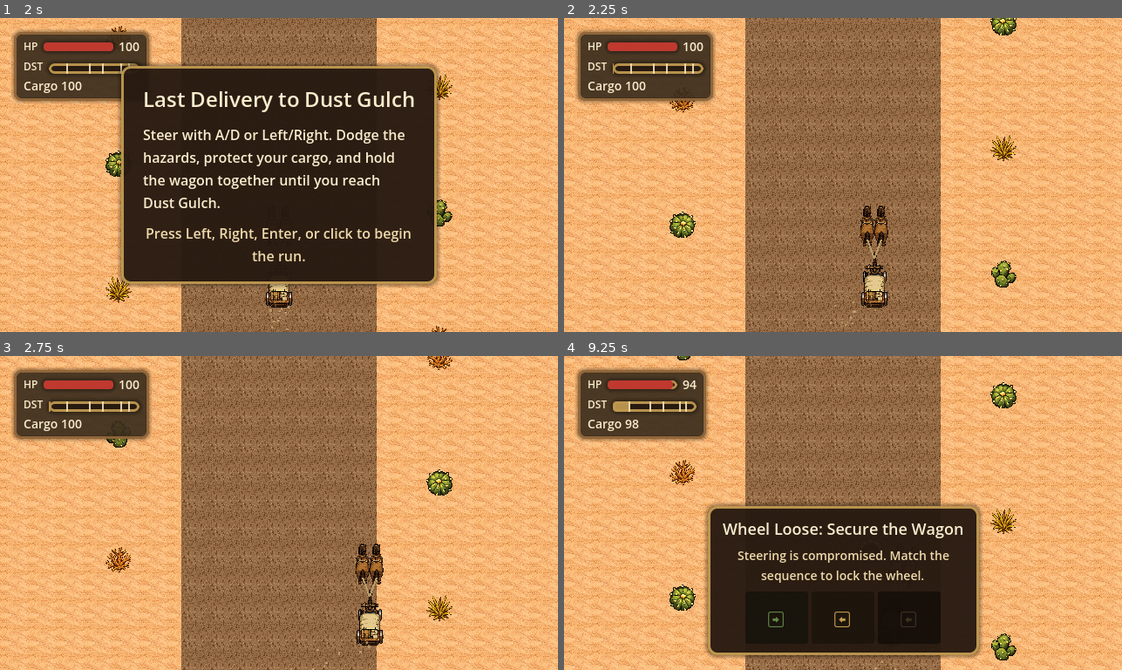
Above: before the commit, frames 1-4 (two rows, left to right).
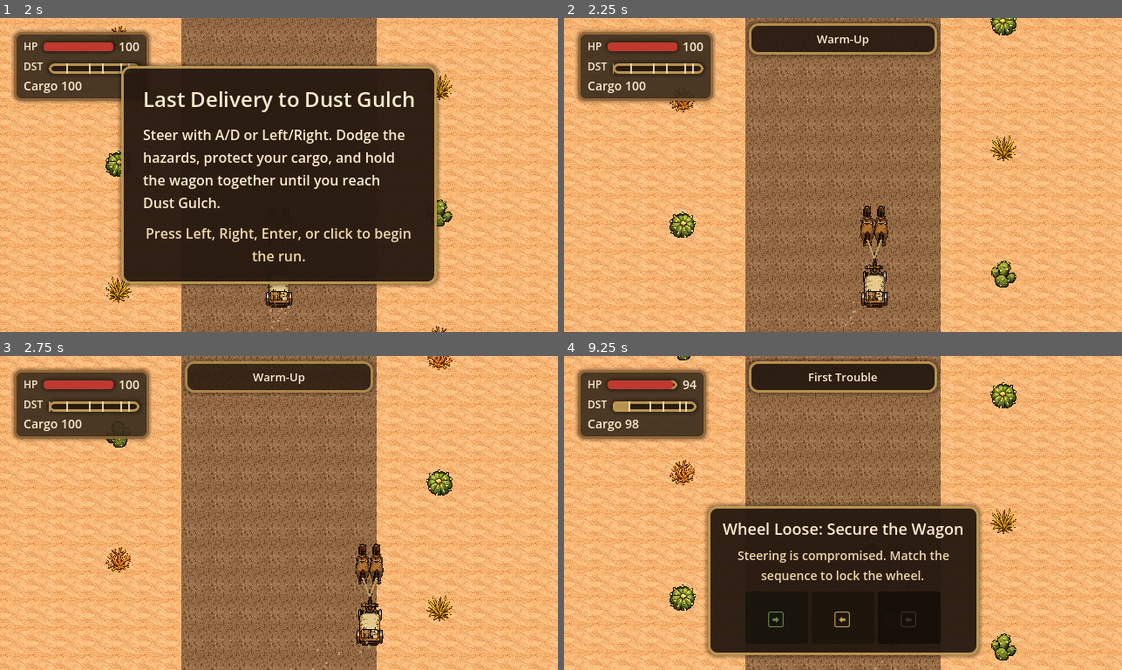
Above: after the commit, the same moments.

Repository: bbenefield89/The-Last-Delivery-to-Dust-Gulch
Game: Godot game, scene res://Scenes/AppRoot/AppRoot.tscn
Same seed, same stepped clock (60 frames per second), same inputs: the game is played once before the commit and once after it. Sound files missing from this copy of the repository are replaced by a short silence.
Inputs (mouse positions are in pixels of both pictures, inside the frame that each line leads up to):
- Up to frame 1 (2 s): click "Play" at 0.5 s; click "Play" at 1.25 s
- Up to frame 2 (2.25 s): tap Enter (ui_accept) at 2 s; move the mouse to (965, 159) at 2.02 s; hold D (steer_right) from 2.03 s (still down); tap T (return_to_title) at 2.1 s; click (965, 159) at 2.17 s
- Up to frame 3 (2.75 s): keep holding D (steer_right); tap Enter (ui_accept) at 2.27 s
- Up to frame 4 (9.25 s): release D (steer_right) at 2.75 s; drag from (731, 528) to (815, 575) at 2.77 s; move the mouse to (898, 443) at 3.52 s; hold D (steer_right) 3.53-4.25 s; tap Alt at 3.6 s; click (898, 443) at 3.67 s; drag from (815, 575) to (675, 465) at 4.27 s; move the mouse to (1010, 560) at 5.02 s; hold A (steer_left) 5.03-5.75 s; tap Backspace at 5.1 s; click (1010, 560) at 5.17 s; tap Enter (ui_accept) at 5.27, 8.27 s; drag from (675, 465) to (759, 434) at 5.77 s; move the mouse to (870, 513) at 6.52 s; hold S 6.53-7.25 s; tap F at 6.6 s; click (870, 513) at 6.67 s; drag from (759, 434) to (731, 528) at 7.27 s; move the mouse to (965, 497) at 8.02 s; hold D (steer_right) 8.03-8.75 s; tap T (return_to_title) at 8.1 s; click (965, 497) at 8.17 s; drag from (731, 528) to (815, 575) at 8.77 s

Frame 1 is identical in both runs. In frame 2, 3.8% of the frame differs, in the area x 32-68%, y 0-13%; in frame 3, 3.4%; in frame 4, 3.8%.

Commit message:
feat(run-phases): add phase transition callouts

Diff:
--- a/Scenes/RunScene/RunScene.tscn
+++ b/Scenes/RunScene/RunScene.tscn
@@ -306,6 +306,43 @@
 horizontal_alignment = 1
 vertical_alignment = 1
 
+[node name="PhaseCalloutLayer" type="CanvasLayer" parent="." unique_id=1713599605]
+layer = 1
+
+[node name="PhaseCalloutPanel" type="PanelContainer" parent="PhaseCalloutLayer" unique_id=1557692818]
+unique_name_in_owner = true
+visible = false
+custom_minimum_size = Vector2(216, 30)
+anchors_preset = 0
+anchor_left = 0.5
+anchor_top = 0.0
+anchor_right = 0.5
+anchor_bottom = 0.0
+offset_left = -108.0
+offset_top = 12.0
+offset_right = 108.0
+offset_bottom = 42.0
+grow_horizontal = 2
+grow_vertical = 0
+mouse_filter = 2
+theme_override_styles/panel = SubResource("StyleBoxFlat_result_panel")
+
+[node name="PhaseCalloutMargin" type="MarginContainer" parent="PhaseCalloutLayer/PhaseCalloutPanel" unique_id=2087114527]
+layout_mode = 2
+theme_override_constants/margin_left = 16
+theme_override_constants/margin_top = 6
+theme_override_constants/margin_right = 16
+theme_override_constants/margin_bottom = 6
+
+[node name="PhaseCalloutLabel" type="Label" parent="PhaseCalloutLayer/PhaseCalloutPanel/PhaseCalloutMargin" unique_id=1099225811]
+unique_name_in_owner = true
+layout_mode = 2
+theme_override_colors/font_color = Color(0.980392, 0.929412, 0.803922, 1)
+theme_override_font_sizes/font_size = 13
+text = "WARM-UP"
+horizontal_alignment = 1
+vertical_alignment = 1
+
 [node name="TouchLayer" type="CanvasLayer" parent="." unique_id=1837018594]
 unique_name_in_owner = true
 
--- a/Scenes/RunScene/run_scene.gd
+++ b/Scenes/RunScene/run_scene.gd
@@ -63,6 +63,7 @@
 const ROUTE_PHASE_CROSSING_BEAT := &"crossing_beat"
 const ROUTE_PHASE_CLUTTER_BEAT := &"clutter_beat"
 const ROUTE_PHASE_RESET_BEFORE_FINALE := &"reset_before_finale"
+const ROUTE_PHASE_FINAL_STRETCH := &"final_stretch"
 const ROUTE_PHASE_WARM_UP_END := 0.20
 const ROUTE_PHASE_FIRST_TROUBLE_END := 0.45
 const ROUTE_PHASE_CROSSING_BEAT_END := 0.60
@@ -77,6 +78,7 @@
 ]
 const DISTANCE_BAR_MARKER_COLOR := Color(0.945098, 0.882353, 0.709804, 0.9)
 const DISTANCE_BAR_MARKER_HALF_WIDTH := 1.0
+const PHASE_CALLOUT_DURATION := 0.95
 const BAD_LUCK_INTERVAL_FIRST_TROUBLE_MIN := 12.0
 const BAD_LUCK_INTERVAL_FIRST_TROUBLE_MAX := 14.0
 const BAD_LUCK_INTERVAL_CROSSING_BEAT_MIN := 9.5
@@ -155,6 +157,7 @@
 var _scheduled_bad_luck_interval := 0.0
 var _pending_bad_luck_trigger := false
 var _route_phase: StringName = &""
+var _route_phase_callout_zone: StringName = &""
 var _bad_luck_rng: RandomNumberGenerator = RandomNumberGenerator.new()
 var _last_announced_failure: StringName = &""
 var _last_announced_result: StringName = RunStateType.RESULT_IN_PROGRESS
@@ -165,6 +168,8 @@
 var _bonus_callout_text := ""
 var _bonus_callout_remaining := 0.0
 var _bonus_callout_anchor_world_position := Vector2.ZERO
+var _phase_callout_text := ""
+var _phase_callout_remaining := 0.0
 var _touch_controls_enabled_for_runtime := false
 var _has_native_mobile_runtime_override := false
 var _native_mobile_runtime_override := false
@@ -195,6 +200,8 @@
 @onready var _cargo_label: Label = %CargoLabel
 @onready var _bonus_callout_panel: Control = %BonusCalloutPanel
 @onready var _bonus_callout_label: Label = %BonusCalloutLabel
+@onready var _phase_callout_panel: PanelContainer = %PhaseCalloutPanel
+@onready var _phase_callout_label: Label = %PhaseCalloutLabel
 @onready var _touch_layer: CanvasLayer = %TouchLayer
 @onready var _touch_left_button: Button = %TouchLeft
 @onready var _touch_right_button: Button = %TouchRight
@@ -246,16 +253,20 @@
 	_bonus_callout_text = ""
 	_bonus_callout_remaining = 0.0
 	_bonus_callout_anchor_world_position = Vector2.ZERO
+	_phase_callout_text = ""
+	_phase_callout_remaining = 0.0
 	_bad_luck_elapsed = 0.0
 	_pending_bad_luck_trigger = false
 	_scheduled_bad_luck_interval = 0.0
 	_route_phase = &""
+	_route_phase_callout_zone = &""
 	_last_announced_failure = _run_state.active_failure
 	_last_announced_result = _run_state.result
 	_sync_route_phase()
 	_refresh_status()
 	_refresh_onboarding_prompt()
 	_refresh_bonus_callout()
+	_refresh_phase_callout()
 	_refresh_recovery_prompt()
 	_refresh_pause_menu()
 	_refresh_result_screen()
@@ -272,6 +283,7 @@
 	_ensure_scroll_visuals()
 	_configure_vehicle_sprites()
 	_configure_distance_bar_band_markers()
+	_refresh_phase_callout()
 	_configure_touch_buttons()
 	_configure_dust_trail()
 	_configure_audio_players()
@@ -425,10 +437,13 @@
 func _process(delta: float) -> void:
 	if _run_state == null:
 		_refresh_bonus_callout()
+		_refresh_phase_callout()
 		return
 	if _pause_menu_open:
 		_refresh_onboarding_prompt()
 		_refresh_bonus_callout()
+		_tick_phase_callout(delta)
+		_refresh_phase_callout()
 		_refresh_pause_menu()
 		_refresh_result_screen()
 		_refresh_touch_controls()
@@ -436,12 +451,14 @@
 		return
 	if _run_state.result != RunStateType.RESULT_IN_PROGRESS:
 		_tick_bonus_callout(delta)
+		_tick_phase_callout(delta)
 		_update_impact_feedback(delta)
 		_update_wagon_visual()
 		_update_camera_framing()
 		_refresh_status()
 		_refresh_onboarding_prompt()
 		_refresh_bonus_callout()
+		_refresh_phase_callout()
 		_refresh_pause_menu()
 		_refresh_recovery_prompt()
 		_refresh_result_screen()
@@ -450,6 +467,7 @@
 		return
 	if _onboarding_active:
 		_tick_bonus_callout(delta)
+		_tick_phase_callout(delta)
 		_scroll_offset = fposmod(_scroll_offset + _run_state.current_speed * delta, SCROLL_LOOP_HEIGHT)
 		_update_impact_feedback(delta)
 		_update_wagon_visual()
@@ -458,6 +476,7 @@
 		_refresh_status()
 		_refresh_onboarding_prompt()
 		_refresh_bonus_callout()
+		_refresh_phase_callout()
 		_refresh_pause_menu()
 		_refresh_recovery_prompt()
 		_refresh_result_screen()
@@ -502,6 +521,7 @@
 	_check_for_success()
 	_sync_completed_run_best_state()
 	_tick_bonus_callout(delta)
+	_tick_phase_callout(delta)
 	_update_impact_feedback(delta)
 	_update_wagon_visual()
 	_update_scroll_visuals()
@@ -509,6 +529,7 @@
 	_refresh_status()
 	_refresh_onboarding_prompt()
 	_refresh_bonus_callout()
+	_refresh_phase_callout()
 	_refresh_pause_menu()
 	_refresh_recovery_prompt()
 	_refresh_result_screen()
@@ -559,6 +580,28 @@
 	var panel_size: Vector2 = _bonus_callout_panel.size
 	_bonus_callout_panel.position = canvas_position + flyout_offset - (panel_size * 0.5)
 	_bonus_callout_panel.self_modulate = Color(1, 1, 1, 1.0 - progress_ratio)
+
+
+## Shows a short route-phase cue while an authored phase transition is active.
+func _refresh_phase_callout() -> void:
+	if _phase_callout_panel == null or _phase_callout_label == null:
+		return
+
+	var is_visible := (
+		_run_state != null
+		and _run_state.result == RunStateType.RESULT_IN_PROGRESS
+		and _phase_callout_remaining > 0.0
+		and _phase_callout_text != ""
+	)
+	_phase_callout_panel.visible = is_visible
+	if not is_visible:
+		_phase_callout_label.text = ""
+		_phase_callout_panel.self_modulate = Color(1, 1, 1, 1)
+		return
+
+	_phase_callout_label.text = _phase_callout_text
+	var progress_ratio: float = 1.0 - (_phase_callout_remaining / PHASE_CALLOUT_DURATION)
+	_phase_callout_panel.self_modulate = Color(1, 1, 1, 1.0 - (progress_ratio * 0.25))
 
 
 ## Shows only the active recovery sequence prompt when gameplay allows it.
@@ -790,6 +833,8 @@
 		if _should_dismiss_onboarding(event):
 			_onboarding_active = false
 			_refresh_onboarding_prompt()
+			if _route_phase_callout_zone == ROUTE_PHASE_WARM_UP:
+				_show_phase_callout(_get_route_phase_display_name(_route_phase_callout_zone))
 		return
 	if not _run_state.has_active_recovery_sequence():
 		return
@@ -1005,11 +1050,19 @@
 
 	var route_progress_ratio := _run_state.get_delivery_progress_ratio()
 	var next_route_phase := _get_route_phase(route_progress_ratio)
-	if next_route_phase == _route_phase:
+	var next_route_phase_callout_zone := _get_route_phase_callout_zone(route_progress_ratio)
+	var route_phase_changed := next_route_phase != _route_phase
+	var route_phase_callout_zone_changed := next_route_phase_callout_zone != _route_phase_callout_zone
+	if not route_phase_changed and not route_phase_callout_zone_changed:
 		return
 
 	_route_phase = next_route_phase
-	_handle_route_phase_change()
+	var previous_route_phase_callout_zone := _route_phase_callout_zone
+	_route_phase_callout_zone = next_route_phase_callout_zone
+	if route_phase_changed:
+		_handle_route_phase_change()
+	if route_phase_callout_zone_changed and previous_route_phase_callout_zone != &"":
+		_show_phase_callout(_get_route_phase_display_name(_route_phase_callout_zone))
 
 
 ## Applies the timer-bad-luck scheduling rules for the current route phase.
@@ -1041,6 +1094,32 @@
 	if progress_ratio < ROUTE_PHASE_RESET_BEFORE_FINALE_END:
 		return ROUTE_PHASE_RESET_BEFORE_FINALE
 	return ROUTE_PHASE_RESET_BEFORE_FINALE
+
+
+## Returns the current cue region for one route-progress ratio, including the finale placeholder chunk.
+func _get_route_phase_callout_zone(progress_ratio: float) -> StringName:
+	if progress_ratio < ROUTE_PHASE_RESET_BEFORE_FINALE_END:
+		return _get_route_phase(progress_ratio)
+	return ROUTE_PHASE_FINAL_STRETCH
+
+
+## Returns a readable label for the current authored route phase.
+func _get_route_phase_display_name(route_phase: StringName) -> String:
+	match route_phase:
+		ROUTE_PHASE_WARM_UP:
+			return "Warm-Up"
+		ROUTE_PHASE_FIRST_TROUBLE:
+			return "First Trouble"
+		ROUTE_PHASE_CROSSING_BEAT:
+			return "Crossing Beat"
+		ROUTE_PHASE_CLUTTER_BEAT:
+			return "Clutter Beat"
+		ROUTE_PHASE_RESET_BEFORE_FINALE:
+			return "Reset Before Finale"
+		ROUTE_PHASE_FINAL_STRETCH:
+			return "FINAL STRETCH"
+		_:
+			return "Route Phase"
 
 
 ## Attempts to start a hazard-specific failure when a collision resolves into a failure state.
@@ -1654,6 +1733,13 @@
 	_refresh_bonus_callout()
 
 
+## Starts or refreshes the short-lived on-screen phase cue.
+func _show_phase_callout(text: String) -> void:
+	_phase_callout_text = text
+	_phase_callout_remaining = PHASE_CALLOUT_DURATION
+	_refresh_phase_callout()
+
+
 ## Counts down the active bonus callout and hides it after the display window expires.
 func _tick_bonus_callout(delta: float) -> void:
 	if _bonus_callout_remaining <= 0.0:
@@ -1663,6 +1749,17 @@
 	if _bonus_callout_remaining == 0.0:
 		_bonus_callout_text = ""
 	_refresh_bonus_callout()
+
+
+## Counts down the active phase cue and hides it after the display window expires.
+func _tick_phase_callout(delta: float) -> void:
+	if _phase_callout_remaining <= 0.0:
+		return
+
+	_phase_callout_remaining = max(0.0, _phase_callout_remaining - max(0.0, delta))
+	if _phase_callout_remaining == 0.0:
+		_phase_callout_text = ""
+	_refresh_phase_callout()
 
 
 ## Plays the shared menu click cue for pause and result buttons.
--- a/Tests/Unit/test_run_scene.gd
+++ b/Tests/Unit/test_run_scene.gd
@@ -33,6 +33,121 @@
 	state.distance_remaining = state.route_distance * (1.0 - progress_ratio)
 	scene.setup(state)
 	_dismiss_onboarding(scene)
+
+
+## Confirms the route-phase callout is anchored as a small top-center overlay.
+func test_route_phase_callout_panel_uses_top_center_overlay_layout() -> void:
+	var scene = RUN_SCENE.instantiate()
+	add_child_autofree(scene)
+	await wait_process_frames(1)
+
+	var phase_callout_panel: PanelContainer = scene.get_node("%PhaseCalloutPanel")
+	var phase_callout_label: Label = scene.get_node("%PhaseCalloutLabel")
+
+	assert_not_null(phase_callout_panel)
+	assert_not_null(phase_callout_label)
+	assert_false(phase_callout_panel.visible)
+	assert_eq(phase_callout_panel.anchor_left, 0.5)
+	assert_eq(phase_callout_panel.anchor_right, 0.5)
+	assert_eq(phase_callout_panel.offset_top, 12.0)
+	assert_eq(phase_callout_panel.offset_bottom, 42.0)
+	assert_eq(phase_callout_panel.custom_minimum_size, Vector2(216, 30))
+
+
+## Asserts that a phase transition shows a short readable banner and then hides again.
+func _assert_phase_callout_for_transition(
+	scene: Node,
+	state: RunStateType,
+	start_progress_ratio: float,
+	delta: float,
+	expected_text: String
+) -> void:
+	_setup_active_run_at_progress(scene, state, start_progress_ratio)
+
+	var phase_callout_panel: PanelContainer = scene.get_node("%PhaseCalloutPanel")
+	var phase_callout_label: Label = scene.get_node("%PhaseCalloutLabel")
+	if phase_callout_panel.visible:
+		scene._tick_phase_callout(scene.PHASE_CALLOUT_DURATION)
+	assert_false(phase_callout_panel.visible)
+
+	scene._process(delta)
+
+	assert_true(phase_callout_panel.visible)
+	assert_eq(phase_callout_label.text, expected_text)
+	var phase_callout_rect: Rect2 = phase_callout_panel.get_global_rect()
+	var viewport_size: Vector2 = scene.get_viewport().get_visible_rect().size
+	assert_true(phase_callout_rect.position.y >= 0.0)
+	assert_true(phase_callout_rect.end.y <= viewport_size.y)
+	assert_true(phase_callout_rect.position.x >= 0.0)
+	assert_true(phase_callout_rect.end.x <= viewport_size.x)
+
+	scene._tick_phase_callout(scene.PHASE_CALLOUT_DURATION)
+
+	assert_false(phase_callout_panel.visible)
+	assert_eq(phase_callout_label.text, "")
+
+
+func test_route_phase_when_transitioning_from_warm_up_then_first_trouble_callout_appears() -> void:
+	var scene = RUN_SCENE.instantiate()
+	add_child_autofree(scene)
+	await wait_process_frames(1)
+
+	var state := RunStateType.new()
+	_assert_phase_callout_for_transition(scene, state, 0.19, 0.05, "First Trouble")
+
+
+func test_route_phase_when_transitioning_from_first_trouble_then_crossing_beats_callout_appears() -> void:
+	var scene = RUN_SCENE.instantiate()
+	add_child_autofree(scene)
+	await wait_process_frames(1)
+
+	var state := RunStateType.new()
+	_assert_phase_callout_for_transition(scene, state, 0.44, 0.05, "Crossing Beat")
+
+
+func test_route_phase_when_transitioning_from_crossing_then_clutter_callout_appears() -> void:
+	var scene = RUN_SCENE.instantiate()
+	add_child_autofree(scene)
+	await wait_process_frames(1)
+
+	var state := RunStateType.new()
+	_assert_phase_callout_for_transition(scene, state, 0.59, 0.05, "Clutter Beat")
+
+
+func test_route_phase_when_transitioning_from_clutter_then_reset_callout_appears() -> void:
+	var scene = RUN_SCENE.instantiate()
+	add_child_autofree(scene)
+	await wait_process_frames(1)
+
+	var state := RunStateType.new()
+	_assert_phase_callout_for_transition(scene, state, 0.79, 0.05, "Reset Before Finale")
+
+
+func test_route_phase_when_transitioning_from_reset_then_final_stretch_callout_appears() -> void:
+	var scene = RUN_SCENE.instantiate()
+	add_child_autofree(scene)
+	await wait_process_frames(1)
+
+	var state := RunStateType.new()
+	_assert_phase_callout_for_transition(scene, state, 0.87, 0.05, "FINAL STRETCH")
+
+
+func test_dismissing_onboarding_when_run_starts_then_warm_up_callout_appears() -> void:
+	var scene = RUN_SCENE.instantiate()
+	add_child_autofree(scene)
+	await wait_process_frames(1)
+
+	var state := RunStateType.new()
+	scene.setup(state)
+
+	var phase_callout_panel: PanelContainer = scene.get_node("%PhaseCalloutPanel")
+	var phase_callout_label: Label = scene.get_node("%PhaseCalloutLabel")
+	assert_false(phase_callout_panel.visible)
+
+	_dismiss_onboarding(scene)
+
+	assert_true(phase_callout_panel.visible)
+	assert_eq(phase_callout_label.text, "Warm-Up")
 
 
 ## Forces touch controls on for tests that exercise the native mobile runtime path.
@@ -175,7 +290,7 @@
 	scene._input(dismiss_event)
 
 	var distance_before_process := state.distance_remaining
-	scene._process(2.0)
+	scene._process(3.0)
 
 	var onboarding_panel: PanelContainer = scene.get_node("%OnboardingPanel")
 	var spawner = scene.get_node("%HazardSpawner")
Not shown, changed: kanban_tasks_data.kanban
